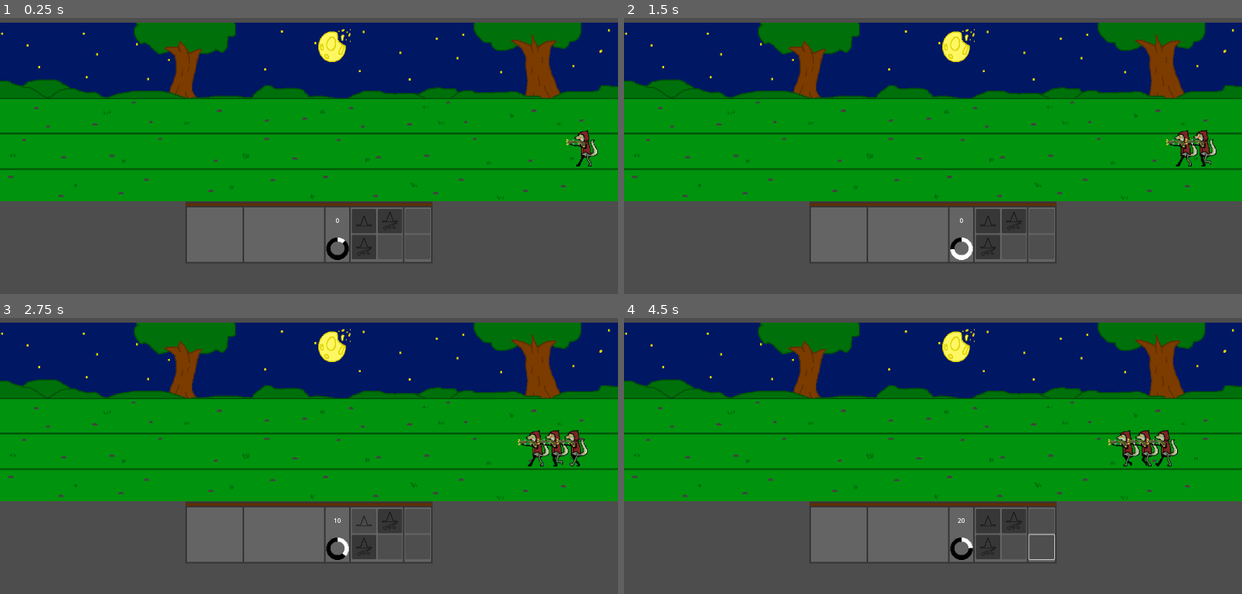
Above: before the commit, frames 1-4 (two rows, left to right).
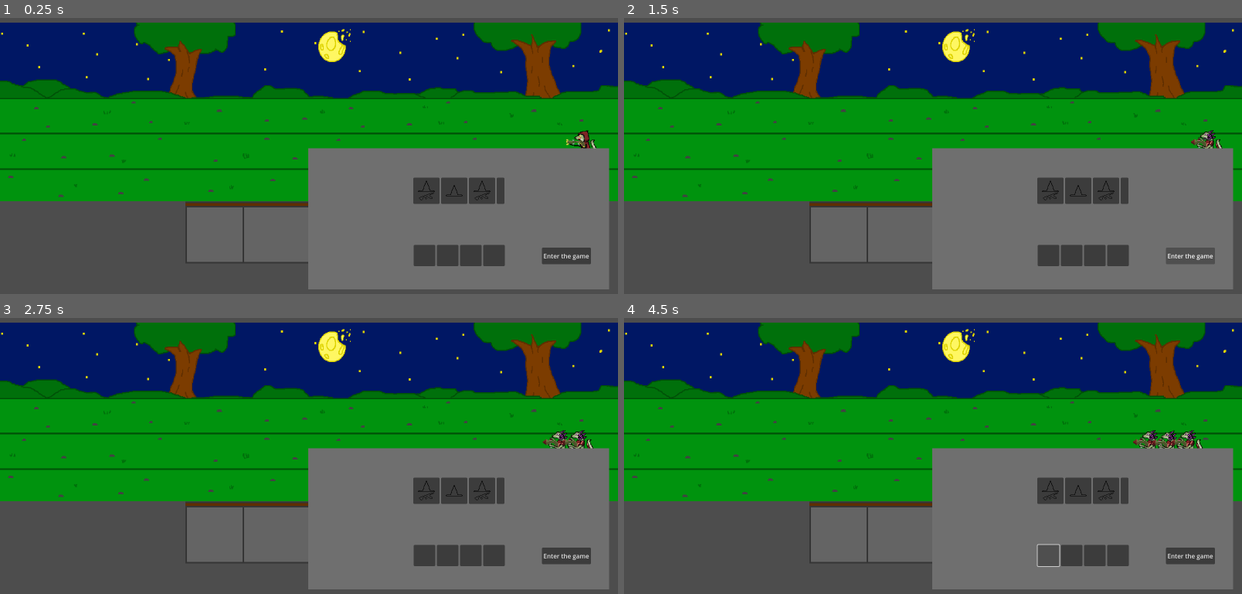
Above: after the commit, the same moments.

Repository: SammyCadian/wizards-who-hate-lizards
Game: Godot game, scene res://game.tscn
The game is run twice, just before and just after one commit, with the same random seed, the same clock (stepped at 60 frames per second) and the same inputs. The engine's default icon, where the game draws it, is replaced by a stand-in: a white triangle on a blue panel in a dark square.
Inputs (mouse positions are in pixels of both pictures, inside the frame that each line leads up to):
- Up to frame 1 (0.25 s): no input
- Up to frame 2 (1.5 s): click (1192, 255) at 0.5 s, where only the run after the commit has a clickable "Enter the game"; click (1192, 255) at 1.25 s, where only the run after the commit has a clickable "Enter the game"
- Up to frame 3 (2.75 s): click (364, 522) at 2 s
- Up to frame 4 (4.5 s): click (988, 547) at 2.75 s; click (1013, 522) at 3.5 s; click (1050, 555) at 4.27 s

The runs differ from the first frame. In frame 1, 22% of the frame differs, in the area x 49-99%, y 47-99%; in frame 2, 22%; in frame 3, 22%; in frame 4, 23%, in the area x 49-99%, y 40-99%.
Error after the commit: Attempt to call function 'getUnits' in base 'null instance' on a null instance. (res://global.gd:7)

Commit message:
some problem with getUnits

Diff:
--- a/Scenes/Battle/battle_manager.gd
+++ b/Scenes/Battle/battle_manager.gd
@@ -4,6 +4,15 @@
 
 func startBattle(loadedUnits: Array):
 	#$Battle/BattleUI.receiveUnit(loadedUnits[0][0], loadedUnits[0][1])
+
+	#$Battle/BattleUI.receiveUnit(loadedUnits[0][0], loadedUnits[0][1], loadedUnits[0][2])
+	#$Battle/BattleUI.receiveUnit(loadedUnits[1][0], loadedUnits[1][1], loadedUnits[1][2])
+	#$Battle/BattleUI.receiveUnit(loadedUnits[2][0], loadedUnits[2][1], loadedUnits[2][2])
+	#$Battle/BattleUI.receiveUnit(loadedUnits[3][0], loadedUnits[3][1], loadedUnits[3][2])
+
+	for i in range(4):
+		if(loadedUnits[i][1] != "NO_UNIT"):
+			$Battle/BattleUI.receiveUnit(loadedUnits[i][0], loadedUnits[i][1], loadedUnits[i][2])
 	pass
 
 func _on_battle_win_con(side: Variant) -> void:
--- a/game.tscn
+++ b/game.tscn
@@ -1,8 +1,9 @@
-[gd_scene load_steps=4 format=3 uid="uid://byutp7xafqr1g"]
+[gd_scene load_steps=5 format=3 uid="uid://byutp7xafqr1g"]
 
 [ext_resource type="PackedScene" uid="uid://dt40u850dlxkd" path="res://Scenes/Battle/battle_manager.tscn" id="1_80nbo"]
 [ext_resource type="Script" uid="uid://b2wgixh8k2ny6" path="res://global.gd" id="1_feb5d"]
 [ext_resource type="PackedScene" uid="uid://cj8m4a5i6pvkl" path="res://Scenes/UI/display_manager.tscn" id="2_fc0e3"]
+[ext_resource type="PackedScene" uid="uid://ctmhvm3i7gl60" path="res://unit_selection.tscn" id="4_fc0e3"]
 
 [node name="Game" type="Node2D"]
 script = ExtResource("1_feb5d")
@@ -10,3 +11,5 @@
 [node name="Display Manager" parent="." instance=ExtResource("2_fc0e3")]
 
 [node name="Battle Manager" parent="." instance=ExtResource("1_80nbo")]
+
+[node name="UnitSelection" parent="." instance=ExtResource("4_fc0e3")]
--- a/global.gd
+++ b/global.gd
@@ -1,3 +1,7 @@
 extends Node
 
+func _ready() -> void:
+	startBattle()
 # Everything in here can be accessed from other scripts using Global.VAR_NAME
+func startBattle():
+	$"Battle Manager".startBattle($UnitSelection.getUnits())
--- a/unit_selection.gd
+++ b/unit_selection.gd
@@ -5,7 +5,7 @@
 @export var unitTwoIcon: CompressedTexture2D
 @export var unitThreeIcon: CompressedTexture2D
 
-var units = [[1,2,3],[1,2,3],[1,2,3],[1,2,3]]
+var units = [[null,"NO_UNIT",0],[null,"NO_UNIT",0],[null,"NO_UNIT",0],[null,"NO_UNIT",0]]
 var selected = false
 var unitId = ""
 var cost = 0
